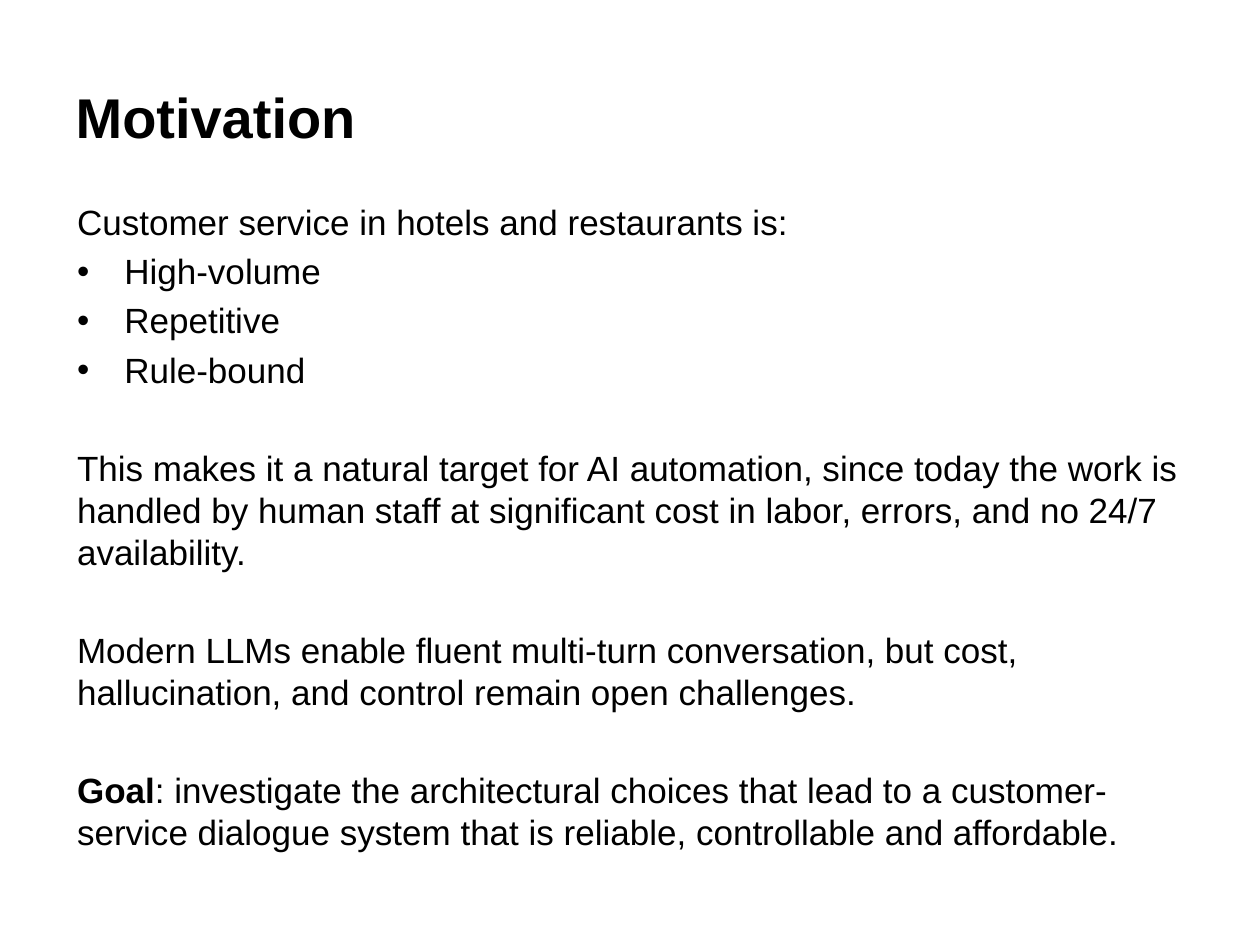
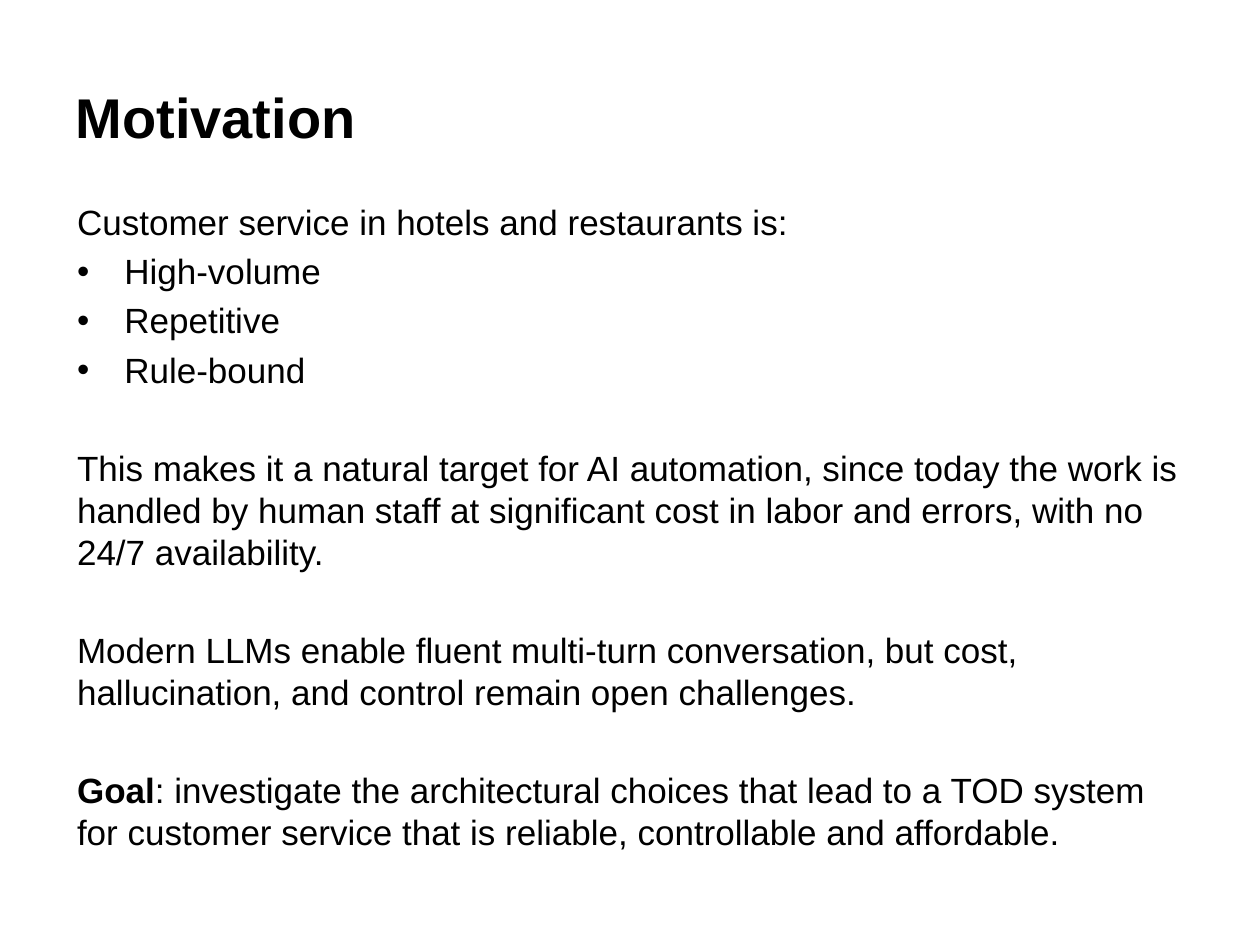
Before and after one commit to GiX007/mlp4cs, a slide deck: slide 2 of docs/presentation.pptx. Drawn at 1260x945 pixels with LibreOffice and Linux fonts; fonts in the diff are those of the drawing. Boxes give left, top, right and bottom in pixels: in the first picture for what was removed or moved away, otherwise in the second. Text is boxed around its words. In the diff, an @@ line names an element or a change of style, - is before the commit and + after.

```diff
--- a/docs/presentation.pptx
+++ b/docs/presentation.pptx
@@ text at [77,455,1177,571]: text changed @@
-This makes it a natural target for AI automation, since today the work is handled by human staff at significant cost in labor, errors, and no 24/7 availability.
+This makes it a natural target for AI automation, since today the work is handled by human staff at significant cost in labor and errors, with no 24/7 availability.
@@ text at [77,777,1145,850]: text changed @@
-Goal: investigate the architectural choices that lead to a customer-service dialogue system that is reliable, controllable and affordable.
+Goal: investigate the architectural choices that lead to a TOD system for customer service that is reliable, controllable and affordable.
```
Also in this commit, not shown: 1 other file.
